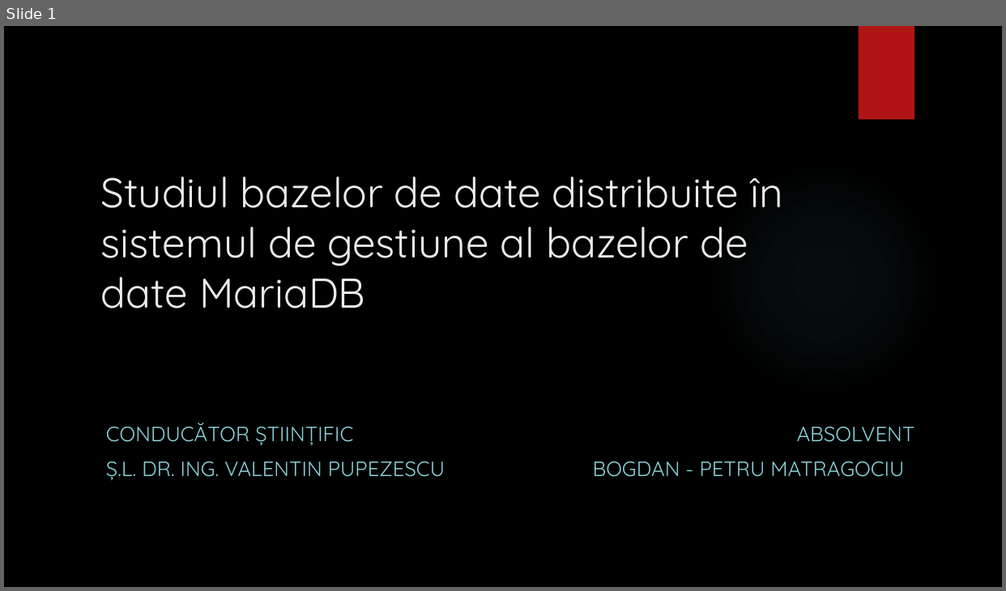
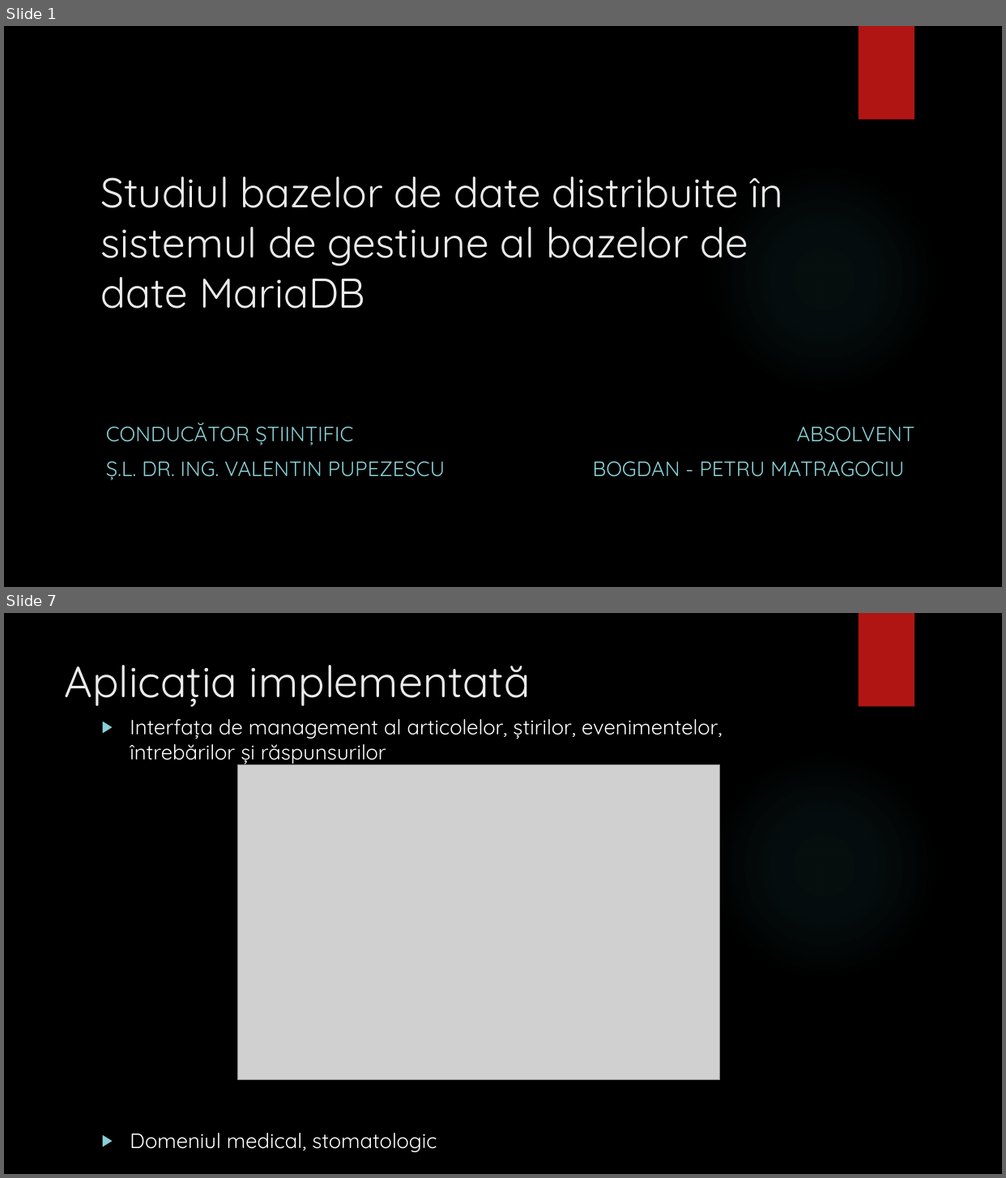
Before and after one commit to bogdanmatra/stoma, a slide deck: documentation/Prezentare_Licenta_Matragociu_Bogdan.pptx. Shown one above the other, each under a label of ours: slide 1 before the commit, slides 1 and 7 after it; the slides between them are not shown. The pictures are 1006x591 and 1006x1178 pixels, drawn with LibreOffice and Linux fonts; fonts in the diff are those of the drawing; grey boxes stand for pictures; background and template pictures are left out. Boxes give left, top, right and bottom in pixels: in the first picture for what was removed or moved away, otherwise in the second. Text is boxed around its words. In the diff, an @@ line names an element or a change of style, - is before the commit and + after.

```diff
--- a/documentation/Prezentare_Licenta_Matragociu_Bogdan.pptx
+++ b/documentation/Prezentare_Licenta_Matragociu_Bogdan.pptx
@@ slide 7 added at box(4, 613, 1002, 1174), background picture (left out); not listed: 2 template elements that a slide beside it also shows @@
@@ title added at box(65, 665, 530, 707), 42 pt, text #EBEBEB @@
+Aplicația implementată
@@ text added at box(130, 719, 722, 1152), 20 pt, text #FFFFFF @@
+▶ Interfața de management al articolelor, știrilor, evenimentelor, întrebărilor și răspunsurilor
+▶ Domeniul medical, stomatologic
@@ picture added at box(237, 765, 720, 1080) @@
```
Also in this commit, not shown: 14 other slides added, 4 slides removed, 1 other file.
